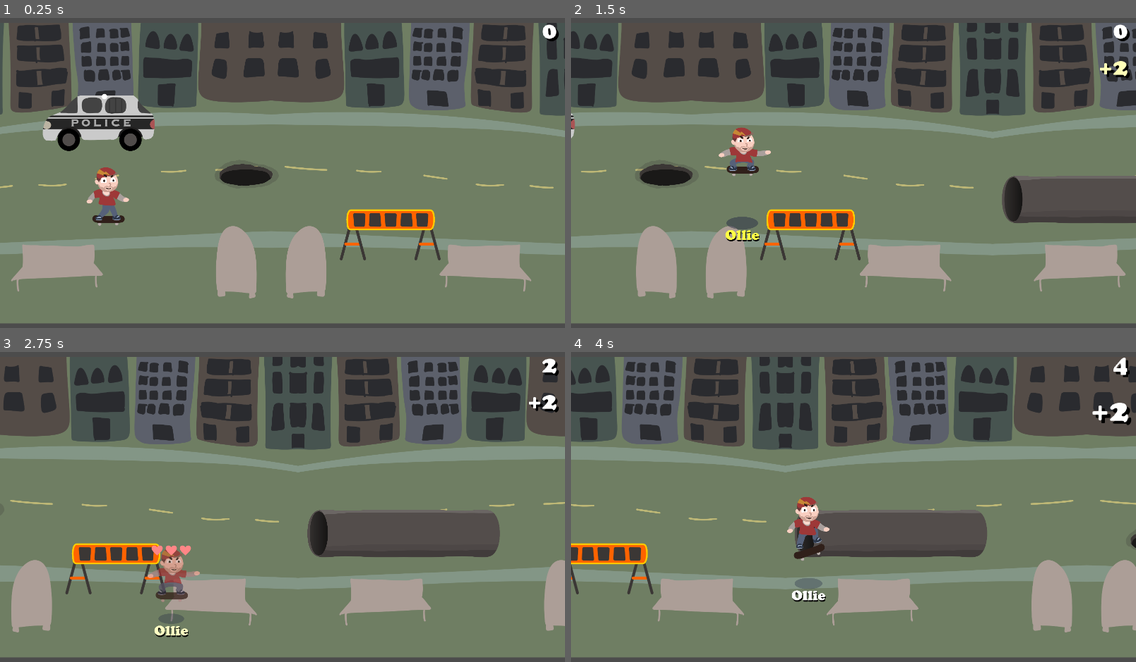
Above: before the commit, frames 1-4 (two rows, left to right).
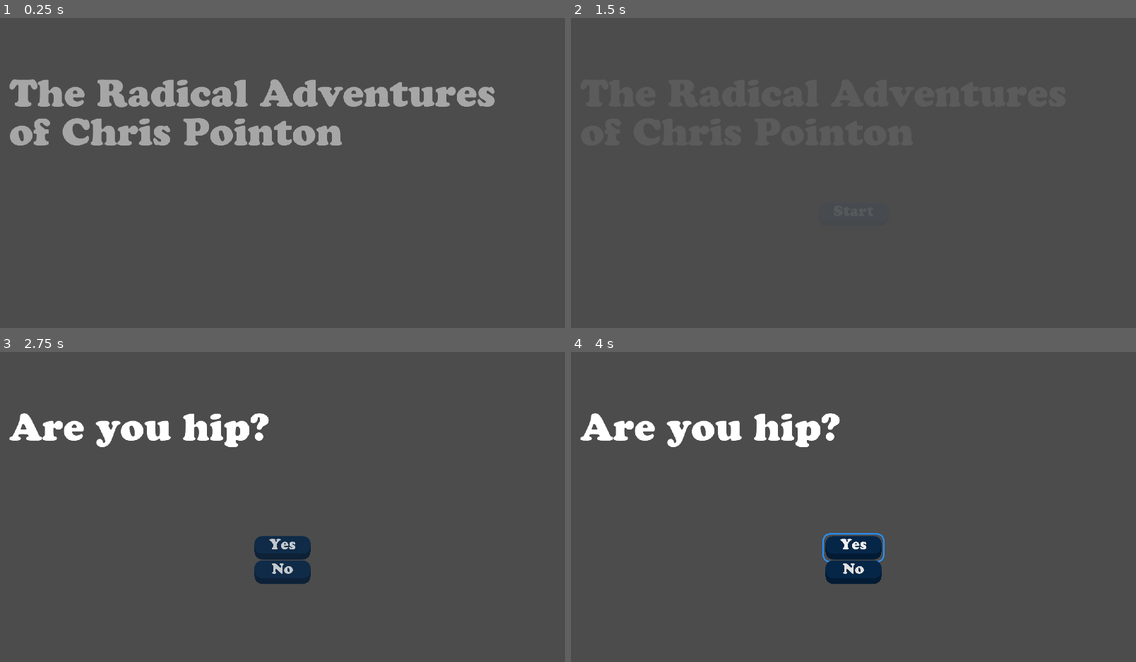
Above: after the commit, the same moments.

Repository: proximadams/The-Radical-Adventures-of-Chris-Pointon
Game: Godot game, scene res://scenes/TitleScreen.tscn
Same seed, same stepped clock (60 frames per second), same inputs: the game is played once before the commit and once after it. Before the commit the project starts from res://scenes/Level.tscn.
Inputs (mouse positions are in pixels of both pictures, inside the frame that each line leads up to):
- Up to frame 1 (0.25 s): no input
- Up to frame 2 (1.5 s): hold D (move_right) 0.53-1.25 s; hold Down (shift_crouch) 0.53-1.25 s; tap Up (shift_jump) at 0.77 s; click (853, 213) at 1.25 s, where only the run after the commit has a clickable "Start"
- Up to frame 3 (2.75 s): hold S (move_down) from 2.03 s (still down); tap Down (shift_crouch) at 2.1 s; tap Up (shift_jump) at 2.27 s
- Up to frame 4 (4 s): release S (move_down) at 2.78 s; hold D (move_right) 2.78-3.53 s; hold Down (shift_crouch) 2.78-3.53 s; hold W (move_up) from 3.53 s (still down); tap Down (shift_crouch) at 3.6 s; tap Up (shift_jump) at 3.77 s

The runs differ from the first frame. In frame 1, 84% of the frame differs, in the area x 0-100%, y 1-99%; in frame 2, 79%; in frame 3, 80%; in frame 4, 81%.

Commit message:
game over and play again options

Diff:
--- a/code/Level.gd
+++ b/code/Level.gd
@@ -1,7 +1,9 @@
 extends Node2D
 
-onready var environment : Node2D = $Environment
-onready var score       : Control = $CanvasLayer/Score
+onready var environment  : Node2D          = $Environment
+onready var score        : Control         = $CanvasLayer/Score
+onready var tree         : SceneTree       = get_tree()
+onready var animGameOver : AnimationPlayer = $CanvasLayer/GameOverScreen/AnimationPlayer
 
 func _ready():
 	var _res = $Player.connect('environment_slow_down', $Environment, 'slow_down')
@@ -10,3 +12,15 @@
 func _increase_points(points: int) -> void:
 	environment.increase_max_speed(points)
 	score.show_new_points(points)
+
+func game_over() -> void:
+	animGameOver.play('animate')
+	tree.paused = true
+
+func play_again():
+	tree.paused = false
+	get_tree().change_scene('res://scenes/Level.tscn')
+
+func exit():
+	tree.paused = false
+	get_tree().change_scene('res://scenes/TitleScreen.tscn')
--- a/project.godot
+++ b/project.godot
@@ -11,7 +11,7 @@
 [application]
 
 config/name="The Radical Adventures Of Chris Pointon"
-run/main_scene="res://scenes/Level.tscn"
+run/main_scene="res://scenes/TitleScreen.tscn"
 config/icon="res://icon.png"
 
 [display]
--- a/scenes/Level.tscn
+++ b/scenes/Level.tscn
@@ -25,6 +25,173 @@
 [ext_resource path="res://code/Level.gd" type="Script" id=23]
 [ext_resource path="res://code/Score.gd" type="Script" id=24]
 [ext_resource path="res://images/other/heart_white.svg" type="Texture" id=25]
+[ext_resource path="res://styles/Header1.tres" type="Theme" id=26]
+[ext_resource path="res://styles/GeneralButton.tres" type="Theme" id=27]
+
+[sub_resource type="Animation" id=92]
+length = 0.001
+tracks/0/type = "value"
+tracks/0/path = NodePath("ColorRect:modulate")
+tracks/0/interp = 1
+tracks/0/loop_wrap = true
+tracks/0/imported = false
+tracks/0/enabled = true
+tracks/0/keys = {
+"times": PoolRealArray( 0 ),
+"transitions": PoolRealArray( 1 ),
+"update": 0,
+"values": [ Color( 1, 1, 1, 0 ) ]
+}
+tracks/1/type = "value"
+tracks/1/path = NodePath("GameOver:modulate")
+tracks/1/interp = 1
+tracks/1/loop_wrap = true
+tracks/1/imported = false
+tracks/1/enabled = true
+tracks/1/keys = {
+"times": PoolRealArray( 0 ),
+"transitions": PoolRealArray( 1 ),
+"update": 0,
+"values": [ Color( 1, 1, 1, 0 ) ]
+}
+tracks/2/type = "value"
+tracks/2/path = NodePath("VBoxContainer:modulate")
+tracks/2/interp = 1
+tracks/2/loop_wrap = true
+tracks/2/imported = false
+tracks/2/enabled = true
+tracks/2/keys = {
+"times": PoolRealArray( 0 ),
+"transitions": PoolRealArray( 1 ),
+"update": 0,
+"values": [ Color( 1, 1, 1, 0 ) ]
+}
+
+[sub_resource type="Animation" id=91]
+resource_name = "animate"
+tracks/0/type = "value"
+tracks/0/path = NodePath("ColorRect:modulate")
+tracks/0/interp = 1
+tracks/0/loop_wrap = true
+tracks/0/imported = false
+tracks/0/enabled = true
+tracks/0/keys = {
+"times": PoolRealArray( 0, 0.2 ),
+"transitions": PoolRealArray( 1, 1 ),
+"update": 0,
+"values": [ Color( 1, 1, 1, 0 ), Color( 1, 1, 1, 1 ) ]
+}
+tracks/1/type = "value"
+tracks/1/path = NodePath("GameOver:modulate")
+tracks/1/interp = 1
+tracks/1/loop_wrap = true
+tracks/1/imported = false
+tracks/1/enabled = true
+tracks/1/keys = {
+"times": PoolRealArray( 0, 0.2, 0.4 ),
+"transitions": PoolRealArray( 1, 1, 1 ),
+"update": 0,
+"values": [ Color( 1, 1, 1, 0 ), Color( 1, 1, 1, 0 ), Color( 1, 1, 1, 1 ) ]
+}
+tracks/2/type = "value"
+tracks/2/path = NodePath("VBoxContainer:modulate")
+tracks/2/interp = 1
+tracks/2/loop_wrap = true
+tracks/2/imported = false
+tracks/2/enabled = true
+tracks/2/keys = {
+"times": PoolRealArray( 0, 0.4, 0.6 ),
+"transitions": PoolRealArray( 1, 1, 1 ),
+"update": 0,
+"values": [ Color( 1, 1, 1, 0 ), Color( 1, 1, 1, 0 ), Color( 1, 1, 1, 1 ) ]
+}
+tracks/3/type = "value"
+tracks/3/path = NodePath("VBoxContainer:visible")
+tracks/3/interp = 1
+tracks/3/loop_wrap = true
+tracks/3/imported = false
+tracks/3/enabled = true
+tracks/3/keys = {
+"times": PoolRealArray( 0.4 ),
+"transitions": PoolRealArray( 1 ),
+"update": 1,
+"values": [ true ]
+}
+tracks/4/type = "value"
+tracks/4/path = NodePath("FocusDefaultButton:visible")
+tracks/4/interp = 1
+tracks/4/loop_wrap = true
+tracks/4/imported = false
+tracks/4/enabled = true
+tracks/4/keys = {
+"times": PoolRealArray( 0.4 ),
+"transitions": PoolRealArray( 1 ),
+"update": 1,
+"values": [ true ]
+}
+
+[sub_resource type="Animation" id=93]
+resource_name = "hidden"
+tracks/0/type = "value"
+tracks/0/path = NodePath("VBoxContainer:visible")
+tracks/0/interp = 1
+tracks/0/loop_wrap = true
+tracks/0/imported = false
+tracks/0/enabled = true
+tracks/0/keys = {
+"times": PoolRealArray( 0 ),
+"transitions": PoolRealArray( 1 ),
+"update": 1,
+"values": [ false ]
+}
+tracks/1/type = "value"
+tracks/1/path = NodePath("FocusDefaultButton:visible")
+tracks/1/interp = 1
+tracks/1/loop_wrap = true
+tracks/1/imported = false
+tracks/1/enabled = true
+tracks/1/keys = {
+"times": PoolRealArray( 0 ),
+"transitions": PoolRealArray( 1 ),
+"update": 1,
+"values": [ false ]
+}
+tracks/2/type = "value"
+tracks/2/path = NodePath("ColorRect:modulate")
+tracks/2/interp = 1
+tracks/2/loop_wrap = true
+tracks/2/imported = false
+tracks/2/enabled = true
+tracks/2/keys = {
+"times": PoolRealArray( 0 ),
+"transitions": PoolRealArray( 1 ),
+"update": 0,
+"values": [ Color( 1, 1, 1, 0 ) ]
+}
+tracks/3/type = "value"
+tracks/3/path = NodePath("GameOver:modulate")
+tracks/3/interp = 1
+tracks/3/loop_wrap = true
+tracks/3/imported = false
+tracks/3/enabled = true
+tracks/3/keys = {
+"times": PoolRealArray( 0 ),
+"transitions": PoolRealArray( 1 ),
+"update": 0,
+"values": [ Color( 1, 1, 1, 0 ) ]
+}
+tracks/4/type = "value"
+tracks/4/path = NodePath("VBoxContainer:modulate")
+tracks/4/interp = 1
+tracks/4/loop_wrap = true
+tracks/4/imported = false
+tracks/4/enabled = true
+tracks/4/keys = {
+"times": PoolRealArray( 0 ),
+"transitions": PoolRealArray( 1 ),
+"update": 0,
+"values": [ Color( 1, 1, 1, 0 ) ]
+}
 
 [sub_resource type="DynamicFont" id=78]
 size = 80
@@ -384,6 +551,20 @@
 "transitions": PoolRealArray( 1 ),
 "update": 1,
 "values": [ false ]
+}
+tracks/3/type = "method"
+tracks/3/path = NodePath("../..")
+tracks/3/interp = 1
+tracks/3/loop_wrap = true
+tracks/3/imported = false
+tracks/3/enabled = true
+tracks/3/keys = {
+"times": PoolRealArray( 1 ),
+"transitions": PoolRealArray( 1 ),
+"values": [ {
+"args": [  ],
+"method": "game_over"
+} ]
 }
 
 [sub_resource type="Animation" id=89]
@@ -5633,9 +5814,70 @@
 
 [node name="CanvasLayer" type="CanvasLayer" parent="."]
 
+[node name="GameOverScreen" type="Control" parent="CanvasLayer"]
+pause_mode = 2
+anchor_right = 1.0
+anchor_bottom = 1.0
+
+[node name="ColorRect" type="ColorRect" parent="CanvasLayer/GameOverScreen"]
+modulate = Color( 1, 1, 1, 0 )
+anchor_right = 1.0
+anchor_bottom = 1.0
+color = Color( 0, 0, 0, 0.588235 )
+
+[node name="GameOver" type="Label" parent="CanvasLayer/GameOverScreen"]
+modulate = Color( 1, 1, 1, 0 )
+anchor_left = 0.5
+anchor_top = 0.5
+anchor_right = 0.5
+anchor_bottom = 0.5
+margin_left = -377.0
+margin_top = -264.5
+margin_right = 377.0
+margin_bottom = -135.5
+theme = ExtResource( 26 )
+text = "Game Over"
+
+[node name="FocusDefaultButton" type="Button" parent="CanvasLayer/GameOverScreen"]
+modulate = Color( 1, 1, 1, 0 )
+margin_right = 12.0
+margin_bottom = 20.0
+
+[node name="VBoxContainer" type="VBoxContainer" parent="CanvasLayer/GameOverScreen"]
+modulate = Color( 1, 1, 1, 0 )
+anchor_left = 0.5
+anchor_top = 0.5
+anchor_right = 0.5
+anchor_bottom = 0.5
+margin_left = -185.5
+margin_top = 7.0
+margin_right = 185.5
+margin_bottom = 169.0
+theme = ExtResource( 27 )
+
+[node name="ButtonPlay" type="Button" parent="CanvasLayer/GameOverScreen/VBoxContainer"]
+pause_mode = 2
+margin_right = 371.0
+margin_bottom = 79.0
+text = "Play again"
+
+[node name="ButtonExit" type="Button" parent="CanvasLayer/GameOverScreen/VBoxContainer"]
+pause_mode = 2
+margin_top = 83.0
+margin_right = 371.0
+margin_bottom = 162.0
+text = "Exit"
+
+[node name="AnimationPlayer" type="AnimationPlayer" parent="CanvasLayer/GameOverScreen"]
+autoplay = "hidden"
+anims/RESET = SubResource( 92 )
+anims/animate = SubResource( 91 )
+anims/hidden = SubResource( 93 )
+
 [node name="Score" type="Control" parent="CanvasLayer"]
 anchor_right = 1.0
 anchor_bottom = 1.0
+mouse_filter = 2
 theme = SubResource( 79 )
 script = ExtResource( 24 )
 
@@ -6350,4 +6592,6 @@
 position = Vector2( 960, 512 )
 current = true
 
+[connection signal="pressed" from="CanvasLayer/GameOverScreen/VBoxContainer/ButtonPlay" to="." method="play_again"]
+[connection signal="pressed" from="CanvasLayer/GameOverScreen/VBoxContainer/ButtonExit" to="." method="exit"]
 [connection signal="animation_started" from="Player/VisualAnimationPlayer" to="Player" method="_on_VisualAnimationPlayer_animation_started"]
--- a/scenes/TitleScreen.tscn
+++ b/scenes/TitleScreen.tscn
@@ -1,15 +1,8 @@
-[gd_scene load_steps=12 format=2]
-
-[ext_resource path="res://styles/fonts/CooperBlack-Std.ttf" type="DynamicFontData" id=1]
+[gd_scene load_steps=10 format=2]
+
+[ext_resource path="res://styles/Header1.tres" type="Theme" id=1]
 [ext_resource path="res://styles/GeneralButton.tres" type="Theme" id=2]
 [ext_resource path="res://code/TitleScreen.gd" type="Script" id=3]
-
-[sub_resource type="DynamicFont" id=1]
-size = 128
-font_data = ExtResource( 1 )
-
-[sub_resource type="Theme" id=2]
-Label/fonts/font = SubResource( 1 )
 
 [sub_resource type="Animation" id=4]
 length = 0.001
@@ -803,7 +796,7 @@
 margin_top = -322.5
 margin_right = 1684.0
 margin_bottom = -61.5
-theme = SubResource( 2 )
+theme = ExtResource( 1 )
 text = "The Radical Adventures
 of Chris Pointon"
 
@@ -815,7 +808,7 @@
 margin_top = -322.5
 margin_right = 1684.0
 margin_bottom = -61.5
-theme = SubResource( 2 )
+theme = ExtResource( 1 )
 text = "Are you hip?"
 
 [node name="LetsHitIt" type="Label" parent="."]
@@ -826,7 +819,7 @@
 margin_top = -322.5
 margin_right = 1684.0
 margin_bottom = -61.5
-theme = SubResource( 2 )
+theme = ExtResource( 1 )
 text = "Let's hit it"
 
 [node name="NotForYou" type="Label" parent="."]
@@ -837,7 +830,7 @@
 margin_top = -322.5
 margin_right = 1684.0
 margin_bottom = -61.5
-theme = SubResource( 2 )
+theme = ExtResource( 1 )
 text = "Then this game isn't for
 you, kid."
 
--- /dev/null
+++ b/styles/Header1.tres
@@ -0,0 +1,10 @@
+[gd_resource type="Theme" load_steps=3 format=2]
+
+[ext_resource path="res://styles/fonts/CooperBlack-Std.ttf" type="DynamicFontData" id=1]
+
+[sub_resource type="DynamicFont" id=1]
+size = 128
+font_data = ExtResource( 1 )
+
+[resource]
+Label/fonts/font = SubResource( 1 )
Not shown: 1 places in scenes/Level.tscn that only renumber resources
